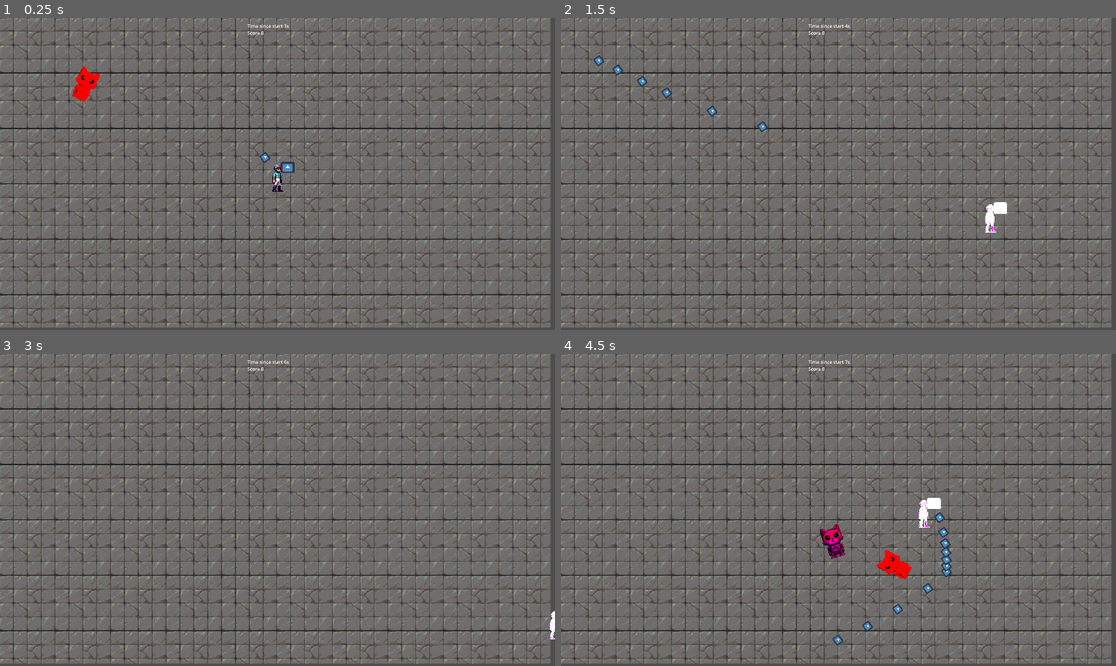
Above: before the commit, frames 1-4 (two rows, left to right).
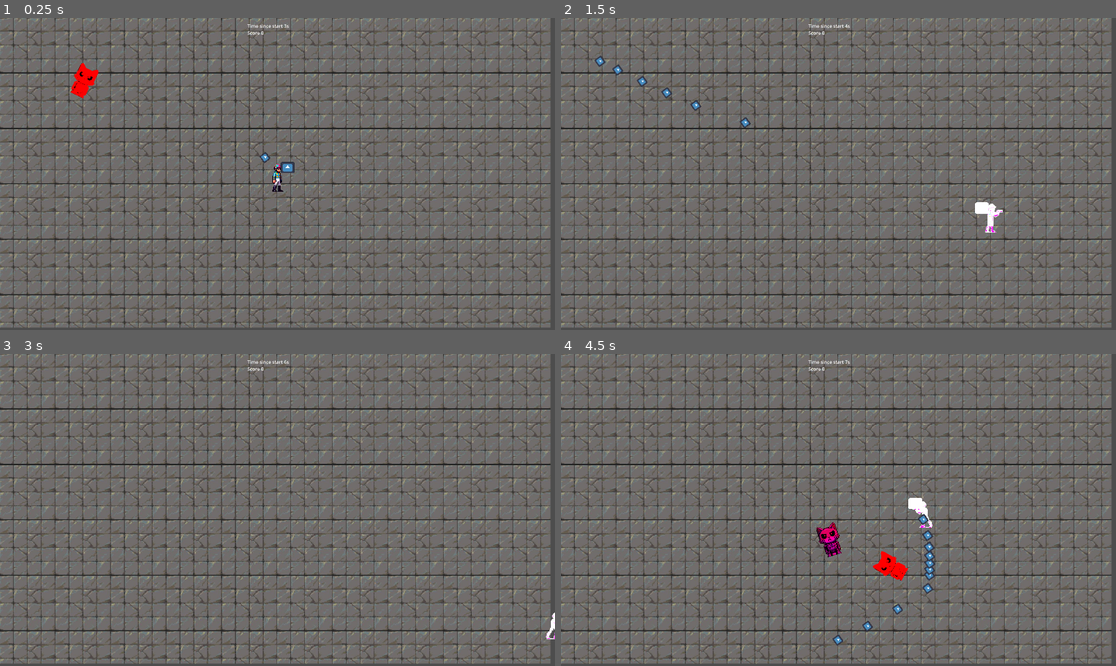
Above: after the commit, the same moments.

Repository: elVariable/gamejam
Game: Godot game, scene res://scenes/levels/main.tscn
Same seed, same stepped clock (60 frames per second), same inputs: the game is played once before the commit and once after it. The engine's default icon, where the game draws it, is replaced by a stand-in: a white triangle on a blue panel in a dark square.
Inputs:
- Up to frame 1 (0.25 s): no input
- Up to frame 2 (1.5 s): hold D (Right) 0.53-1.28 s; tap U (Fire0) at 0.6 s; hold S (Down) from 1.28 s (still down); tap I (Fire1) at 1.35 s
- Up to frame 3 (3 s): release S (Down) at 2.03 s; hold D (Right) 2.03-2.78 s; tap O (Fire2) at 2.1 s; hold W (Up) from 2.78 s (still down); tap P (Fire3) at 2.85 s
- Up to frame 4 (4.5 s): release W (Up) at 3.53 s; hold A (Left) from 3.53 s (still down); tap U (Fire0) at 3.6 s; tap I (Fire1) at 4.35 s

The runs differ from the first frame. In frame 1, 0.2% of the frame differs, in the area x 12-19%, y 14-27%; in frame 2, 0.4%; in frame 3, less than 0.1%; in frame 4, 1.3%, in the area x 45-71%, y 46-73%.

Commit message:
player animation

Diff:
--- a/scenes/prefabs/enemy.tscn
+++ b/scenes/prefabs/enemy.tscn
@@ -4,10 +4,10 @@
 [ext_resource type="Texture2D" uid="uid://by0bxbmdnt8fk" path="res://Assets/Enemies/enemy1.png" id="2_p45ub"]
 
 [sub_resource type="RectangleShape2D" id="RectangleShape2D_27qgf"]
-size = Vector2(61, 100)
+size = Vector2(47.25, 87.5)
 
 [sub_resource type="RectangleShape2D" id="RectangleShape2D_qe55r"]
-size = Vector2(64.0188, 99.6017)
+size = Vector2(46.4807, 90.6369)
 
 [node name="Enemy" type="CharacterBody2D" groups=["Enemies"]]
 collision_layer = 2
@@ -16,14 +16,14 @@
 
 [node name="Icon" type="Sprite2D" parent="."]
 self_modulate = Color(1, 0, 0.647059, 1)
-position = Vector2(9.99999, -3.00001)
+position = Vector2(1.13687e-13, -12)
 scale = Vector2(0.515625, 0.515625)
 texture = ExtResource("2_p45ub")
 hframes = 4
 vframes = 4
 
 [node name="CollisionShape2D" type="CollisionShape2D" parent="."]
-position = Vector2(8.5, 10)
+position = Vector2(0, 8)
 shape = SubResource("RectangleShape2D_27qgf")
 
 [node name="Area2D" type="Area2D" parent="."]
@@ -32,7 +32,7 @@
 collision_mask = 4
 
 [node name="CollisionShape2D" type="CollisionShape2D" parent="Area2D"]
-position = Vector2(12.5323, 4.91431)
+position = Vector2(3.1305, 6.26099)
 rotation = -0.452129
 shape = SubResource("RectangleShape2D_qe55r")
 
--- a/scenes/prefabs/player.tscn
+++ b/scenes/prefabs/player.tscn
@@ -9,6 +9,7 @@
 
 [sub_resource type="Animation" id="Animation_8cw3q"]
 resource_name = "Idle"
+length = 0.3
 loop_mode = 1
 tracks/0/type = "value"
 tracks/0/imported = false
@@ -17,7 +18,7 @@
 tracks/0/interp = 1
 tracks/0/loop_wrap = true
 tracks/0/keys = {
-"times": PackedFloat32Array(-0.1, 0.4),
+"times": PackedFloat32Array(0, 0.2),
 "transitions": PackedFloat32Array(1, 1),
 "update": 1,
 "values": [1, 2]
@@ -40,6 +41,7 @@
 
 [sub_resource type="Animation" id="Animation_uie3n"]
 resource_name = "Shot"
+length = 0.5
 loop_mode = 1
 tracks/0/type = "value"
 tracks/0/imported = false
@@ -48,7 +50,7 @@
 tracks/0/interp = 1
 tracks/0/loop_wrap = true
 tracks/0/keys = {
-"times": PackedFloat32Array(0, 0.3, 0.5, 0.8, 1),
+"times": PackedFloat32Array(0, 0.1, 0.2, 0.3, 0.4),
 "transitions": PackedFloat32Array(1, 1, 1, 1, 1),
 "update": 1,
 "values": [5, 6, 7, 6, 5]
@@ -71,6 +73,7 @@
 shape = SubResource("RectangleShape2D_fx6f5")
 
 [node name="Icon" type="Sprite2D" parent="."]
+unique_name_in_owner = true
 position = Vector2(-0.280612, 1.53521)
 scale = Vector2(0.473135, 0.476012)
 texture = ExtResource("2_lbref")
@@ -86,11 +89,13 @@
 shape = SubResource("RectangleShape2D_fx6f5")
 
 [node name="AnimationPlayer" type="AnimationPlayer" parent="."]
+unique_name_in_owner = true
 libraries = {
 "": SubResource("AnimationLibrary_wobi3")
 }
 
 [node name="Weapon" parent="." instance=ExtResource("3_dgc1p")]
+unique_name_in_owner = true
 position = Vector2(32, -25)
 
 [connection signal="body_entered" from="Collision" to="." method="_on_collision_body_entered"]
--- a/scripts/player.gd
+++ b/scripts/player.gd
@@ -17,6 +17,19 @@
 func movement():
     var move_dir = Input.get_vector("Left", "Right", "Up", "Down")
     velocity = move_dir * speed
+
+    if Input.is_action_just_pressed("Left"):
+        $Icon.flip_h = true
+        $Weapon.position.x = -$Weapon.position.x
+
+    if Input.is_action_just_pressed("Right"):
+        $Icon.flip_h = false
+        $Weapon.position.x = -$Weapon.position.x
+
+    if not velocity.is_zero_approx():
+        $AnimationPlayer.play("Shot")
+    else:
+        $AnimationPlayer.stop()
 
     position = position.clamp(Vector2.ZERO, get_viewport_rect().size)
     move_and_slide()
